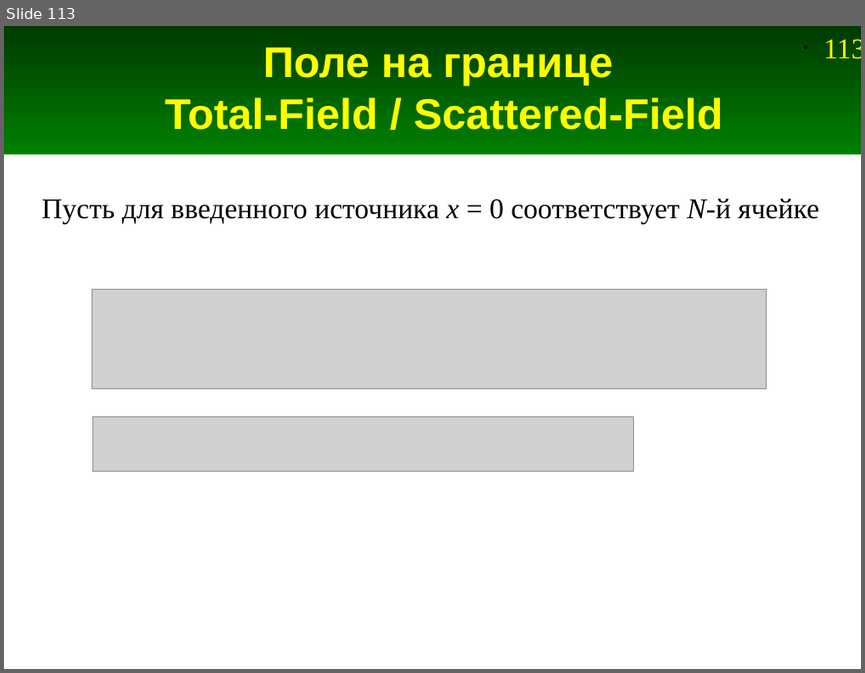
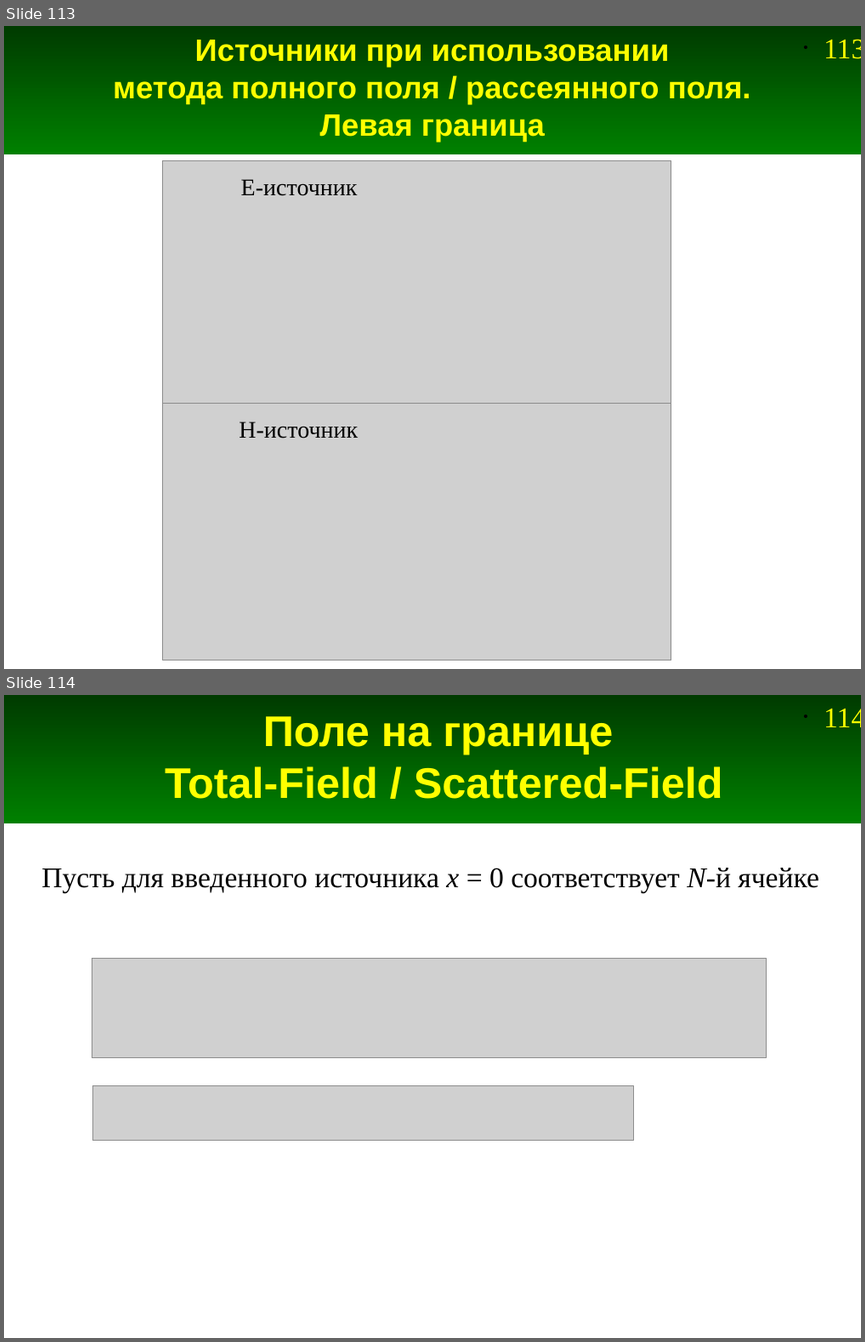
Before and after one commit to andris0147sv/modelling, a slide deck: presentations/2. FDTD.odp. Shown one above the other, each under a label of ours: slide 113 before the commit, slides 113 and 114 after it. The pictures are 865x673 and 865x1342 pixels, drawn with LibreOffice and Linux fonts; fonts in the diff are those of the drawing; grey boxes stand for pictures. Boxes give left, top, right and bottom in pixels: in the first picture for what was removed or moved away, otherwise in the second. Text is boxed around its words. In the diff, an @@ line names an element or a change of style, - is before the commit and + after.

Commit message:
Добавлен слайд про метод TFSF

```diff
--- a/presentations/2. FDTD.odp
+++ b/presentations/2. FDTD.odp
@@ slide 113 added at <box>4,26,861,669</box>, background #FFFFFF; not listed: 2 template elements that a slide beside it also shows @@
@@ title added at <box>113,40,751,142</box>, 26 pt, text #FFFF00, bold @@
+Источники при использовании
+метода полного поля / рассеянного поля.
+Левая граница
@@ picture added at <box>162,160,670,417</box> @@
@@ text added at <box>241,179,358,196</box>, 20 pt, text #000000 @@
+E-источник
@@ picture added at <box>162,403,670,660</box> @@
@@ text added at <box>239,421,358,438</box>, 20 pt, text #000000 @@
+H-источник
@@ what was slide 113 is now slide 114 @@
@@ page number at <box>823,709,861,727</box>: text changed @@
-• 113
+• 114
```
Also in this commit, not shown: 3 other files.
